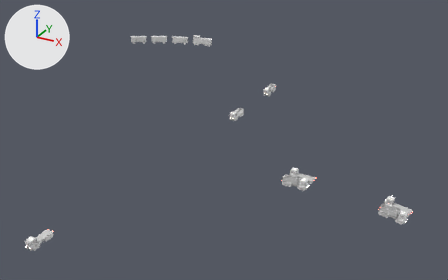
A saved change to the FBX model Assets/Art/KayseriIsland/Models/Coal/Phase1/Vehicles_P1.fbx.
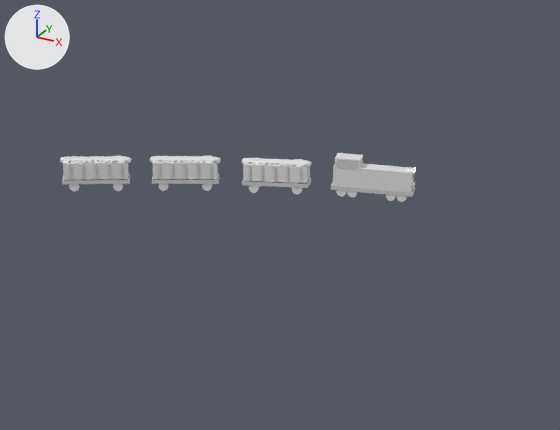
Each version appears first whole from a camera (50 mm lens) standing at (106.1, -160.7, 99.1) and looking at (3.7, 25.4, 6.0), and next in a close-up on the part from 26% to 55% of the width and 0% to 35% of the height. Every picture has the same lights, and +X, +Y and +Z are marked at upper left. The older version's two pictures come first. Where no turn or scale is listed for an object, it has been applied to the vertices.

The first close-up shows 'train', 'wagon', 'wagon.001', 'wagon.002'.
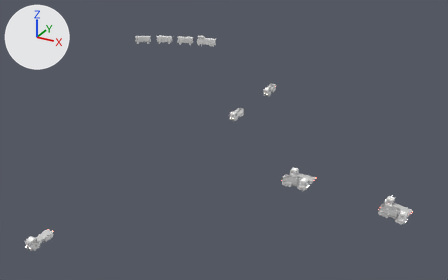
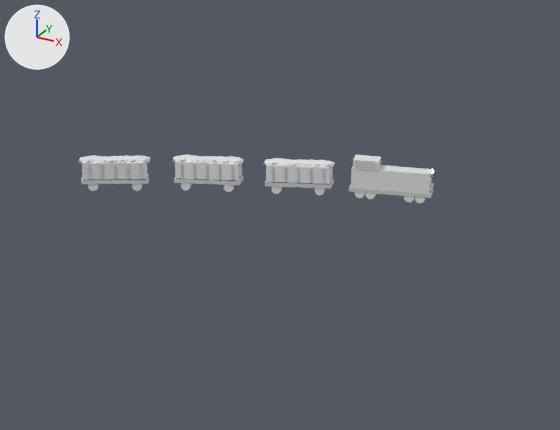
The change in detail:
Object 'wagon.002' (ob_wagon_002) moves from (-85.38, 95.6, 15.14) to (-83.53, 96.86, 15.11).
Object 'wagon.002' (ob_wagon_002) turns from (0, 0.9, 34) to (0, 0.9, 34) degrees about x, y and z.
Object 'wagon.001' (ob_wagon_001) moves from (-76.5, 101.37, 14.98) to (-74.09, 102.73, 14.94).
Object 'wagon.001' (ob_wagon_001) turns from (0, 0.9, 31) to (0, 0.8, 24) degrees about x, y and z.
Object 'wagon' (ob_wagon) moves from (-66.58, 106.02, 14.82) to (-64.08, 107.11, 14.78).
Object 'train' (ob_train) moves from (-56.08, 110.62, 14.43) to (-54.08, 111.5, 14.29).
Object 'train' (ob_train) turns from (0, 3.7, 24) to (0, 3.4, 24) degrees about x, y and z.

Location of each change, (x1, y1, x2, y2) in pixels of the close-ups (560 x 430 px):
'train', moved, turned: before (330, 153, 416, 202); after (349, 155, 434, 203)
'wagon', moved: before (241, 158, 312, 195); after (263, 158, 335, 196)
'wagon.001', moved, turned: before (149, 156, 221, 191); after (173, 155, 244, 192)
'wagon.002', moved, turned: before (59, 156, 132, 192); after (78, 155, 150, 191)
